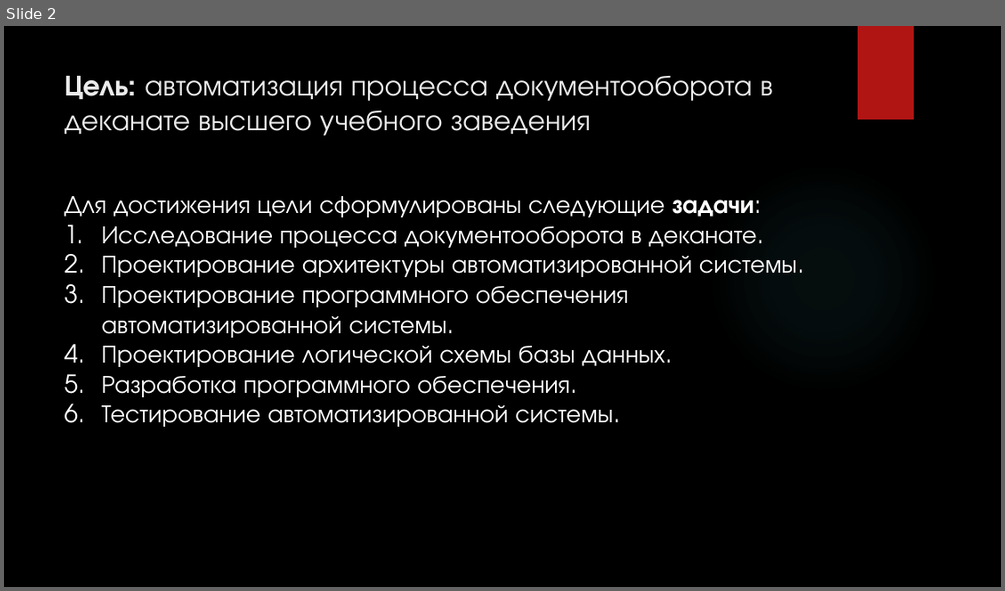
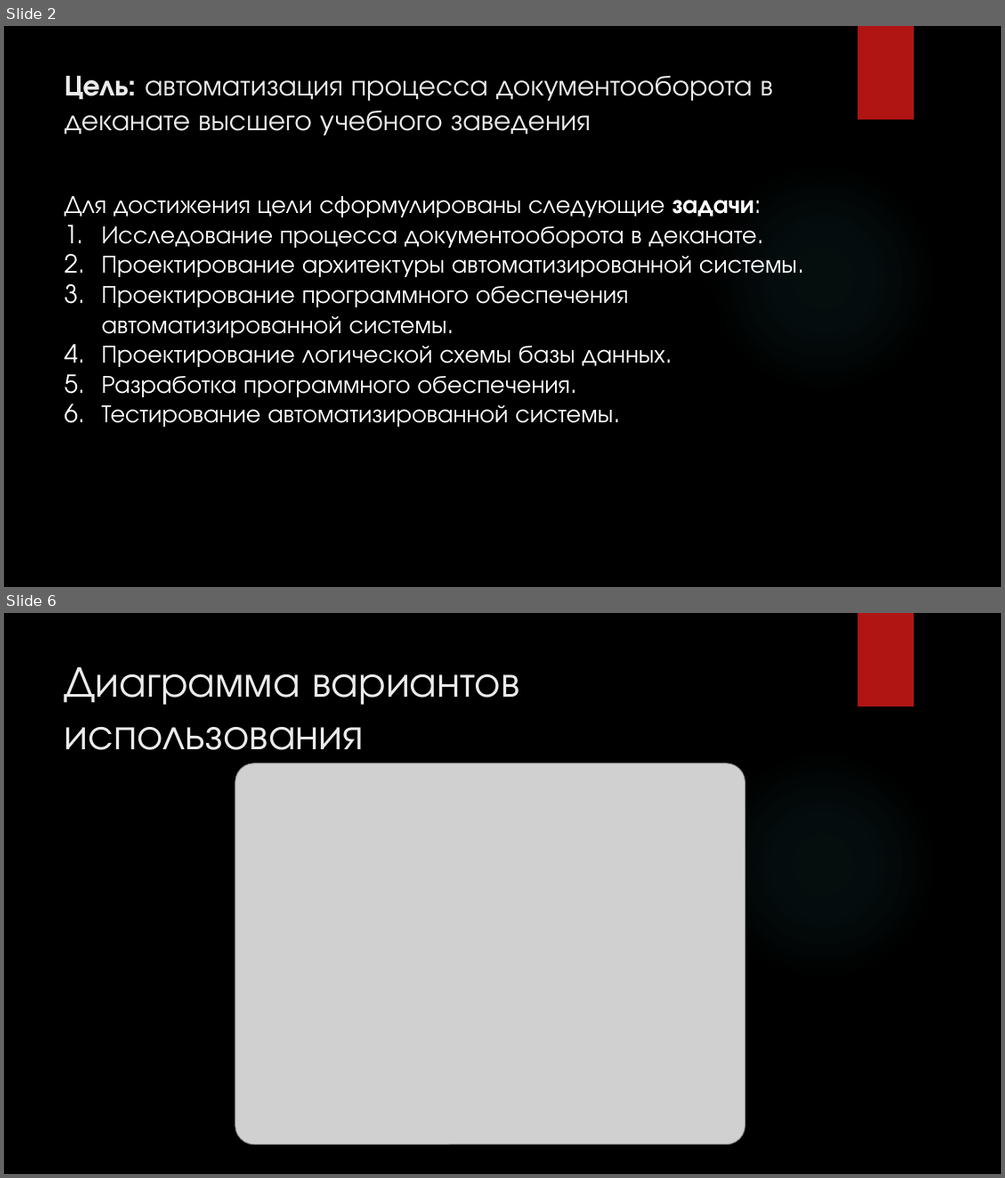
Before and after one commit to KoTDusic/diplom, a slide deck: документация/Пояснительная записка/презентация.pptx. Shown one above the other, each under a label of ours: slide 2 before the commit, slides 2 and 6 after it; the slides between them are not shown. The pictures are 1005x591 and 1005x1178 pixels, drawn with LibreOffice and Linux fonts; fonts in the diff are those of the drawing; grey boxes stand for pictures; background and template pictures are left out. Boxes give left, top, right and bottom in pixels: in the first picture for what was removed or moved away, otherwise in the second. Text is boxed around its words. In the diff, an @@ line names an element or a change of style, - is before the commit and + after.

```diff
--- a/документация/Пояснительная записка/презентация.pptx
+++ b/документация/Пояснительная записка/презентация.pptx
@@ slide 6 added at <box>4,613,1001,1174</box>, background picture (left out); not listed: 2 template elements that a slide beside it also shows @@
@@ title added at <box>65,667,519,750</box>, 42 pt, text #EBEBEB @@
+Диаграмма вариантов использования
@@ picture added at <box>235,763,745,1144</box> @@
```
Also in this commit, not shown: 1 slide changed, 9 other slides added, 32 other files.
